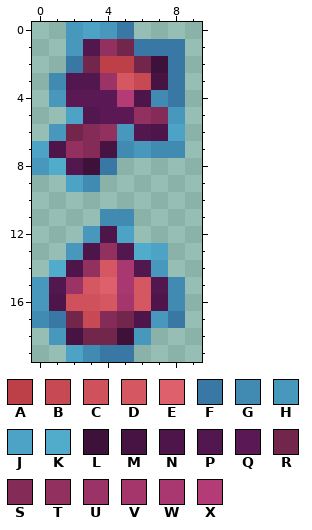
Pixel-art sprite: assets/Images/SpriteSheets/ASTsmall.png. Above is the file before it was changed.
The file is 10x20 pixels. Colours within 5 levels of each other are drawn and written as one.
Palette (. is transparent): A #bd4048  B #c74953  C #cf515b  D #d55762  E #de606c  F #3978a5  G #418ab2  H #4898bd  J #4da3c5  K #51abcb  L #3d113a  M #461342  N #4d1549  P #53174f  Q #5a1955  R #73264c  S #842b57  T #923060  U #9c3367  V #a4366c  W #aa3870  X #b33b76
New version:
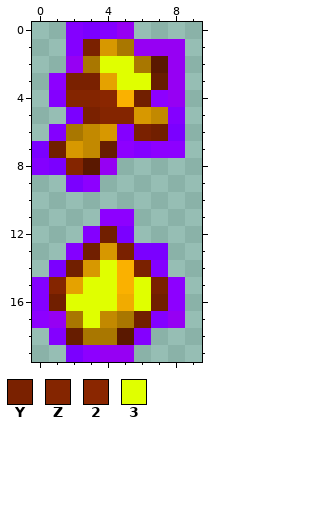
Colours new in this view: Y #7a2100  Z #842500  2 #8a2600  3 #e0ff00
From old to new:
{"colour":"F","old":"#3978a5","new":"#9600f3"}
{"colour":"G","old":"#418ab2","new":"#8d00ff"}
{"colour":"H","old":"#4898bd","new":"#8400ff"}
{"colour":"J","old":"#4da3c5","new":"#7b00ff"}
{"colour":"L","old":"#3d113a","new":"#5a1800"}
{"colour":"M","old":"#461342","new":"#671d00"}
{"colour":"N","old":"#4d1549","new":"#711f00"}
{"colour":"R","old":"#73264c","new":"#a97700"}
{"colour":"S","old":"#842b57","new":"#c28900"}
{"colour":"T","old":"#923060","new":"#d79800"}
{"colour":"U","old":"#9c3367","new":"#e5a200"}
{"colour":"V","old":"#a4366c","new":"#f1ab00"}
{"colour":"W","old":"#aa3870","new":"#fab100"}
{"y":1,"x":3,"old":"P","new":"Y"}
{"y":2,"x":4,"old":"AA","new":"33"}
{"y":3,"x":2,"old":"PP","new":"YY"}
{"y":3,"x":5,"old":"DB","new":"33"}
{"y":4,"x":2,"old":"QQQX","new":"ZZ2W"}
{"y":5,"x":3,"old":"PQQ","new":"YZZ"}
{"y":6,"x":6,"old":"P","new":"Y"}
{"y":8,"x":1,"old":"KP","new":"JZ"}
{"y":13,"x":5,"old":"PK","new":"YJ"}
{"y":14,"x":1,"old":"K","new":"J"}
{"y":14,"x":4,"old":"D","new":"3"}
{"y":14,"x":6,"old":"P","new":"Y"}
{"y":15,"x":1,"old":"P","new":"Z"}
{"y":15,"x":3,"old":"DE","new":"33"}
{"y":15,"x":6,"old":"DP","new":"3Y"}
{"y":16,"x":2,"old":"CCD","new":"333"}
{"y":16,"x":6,"old":"D","new":"3"}
{"y":17,"x":3,"old":"B","new":"3"}
{"label":"changed","picture_box":[32,22,185,362]}
